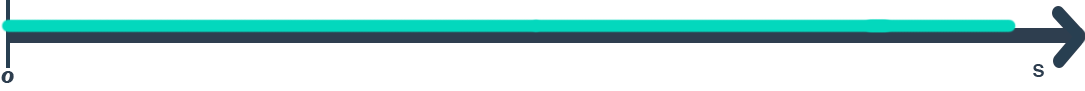
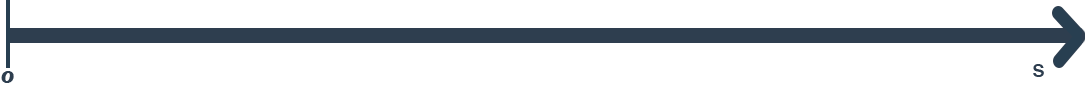
Revision of a layered 1085px x 91px image; what changed, layer by layer:
hid "Progress" over [1, 18, 1017, 33]
